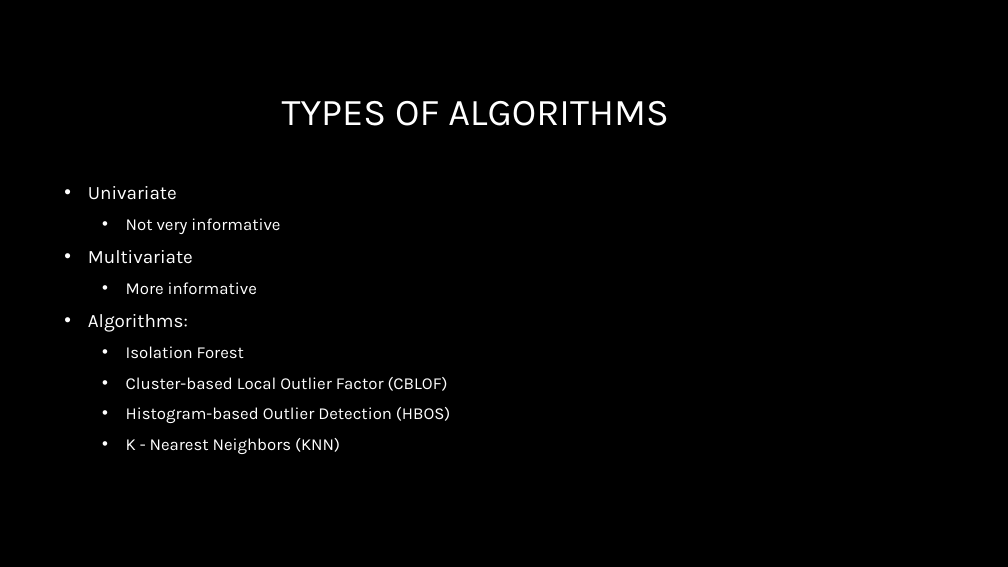
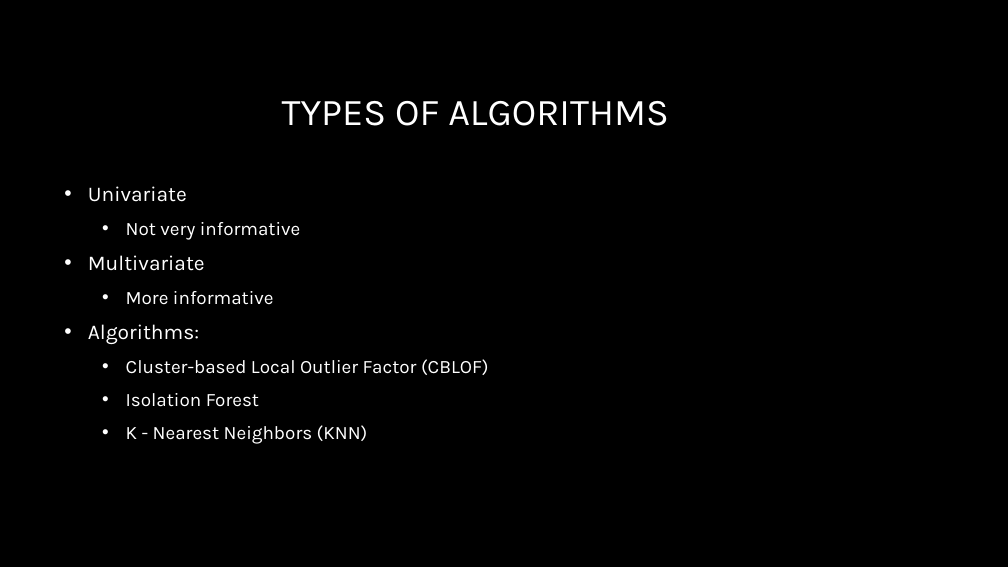
Before and after one commit to mdominguez2010/anomaly_detection, a slide deck: slide 4 of anomaly_detection.pptx. Drawn at 1008x567 pixels with LibreOffice and Linux fonts; fonts in the diff are those of the drawing; background and template pictures are left out. Boxes give left, top, right and bottom in pixels: in the first picture for what was removed or moved away, otherwise in the second. Text is boxed around its words. In the diff, an @@ line names an element or a change of style, - is before the commit and + after.

```diff
--- a/anomaly_detection.pptx
+++ b/anomaly_detection.pptx
@@ text at (x1=88, y1=186, x2=368, y2=444): size 18 to 20 pt in "Univariate", "Multivariate", "Algorithms:"; size 16 to 18 pt in "Not very informative", "More informative", "Isolation Forest", "K - Nearest Neighbors (KNN)" @@
@@ text at (x1=126, y1=359, x2=489, y2=375): paragraph added @@
+  • Cluster-based Local Outlier Factor (CBLOF)
@@ text at (x1=126, y1=377, x2=450, y2=423): paragraphs removed @@
-  • Cluster-based Local Outlier Factor (CBLOF)
-  • Histogram-based Outlier Detection (HBOS)
```
Also in this commit, not shown: 2 other slides changed, 4 slides added, 2 other files.
